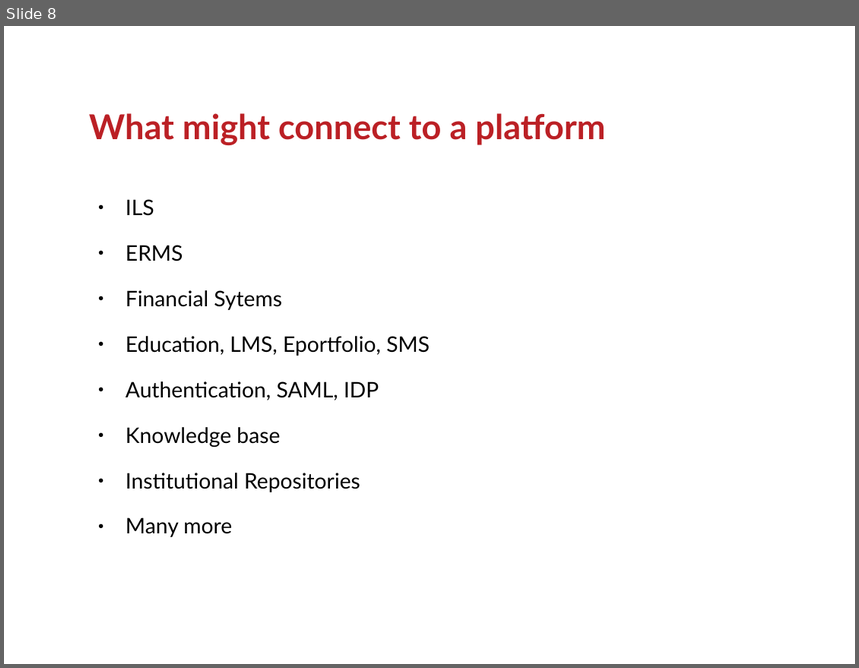
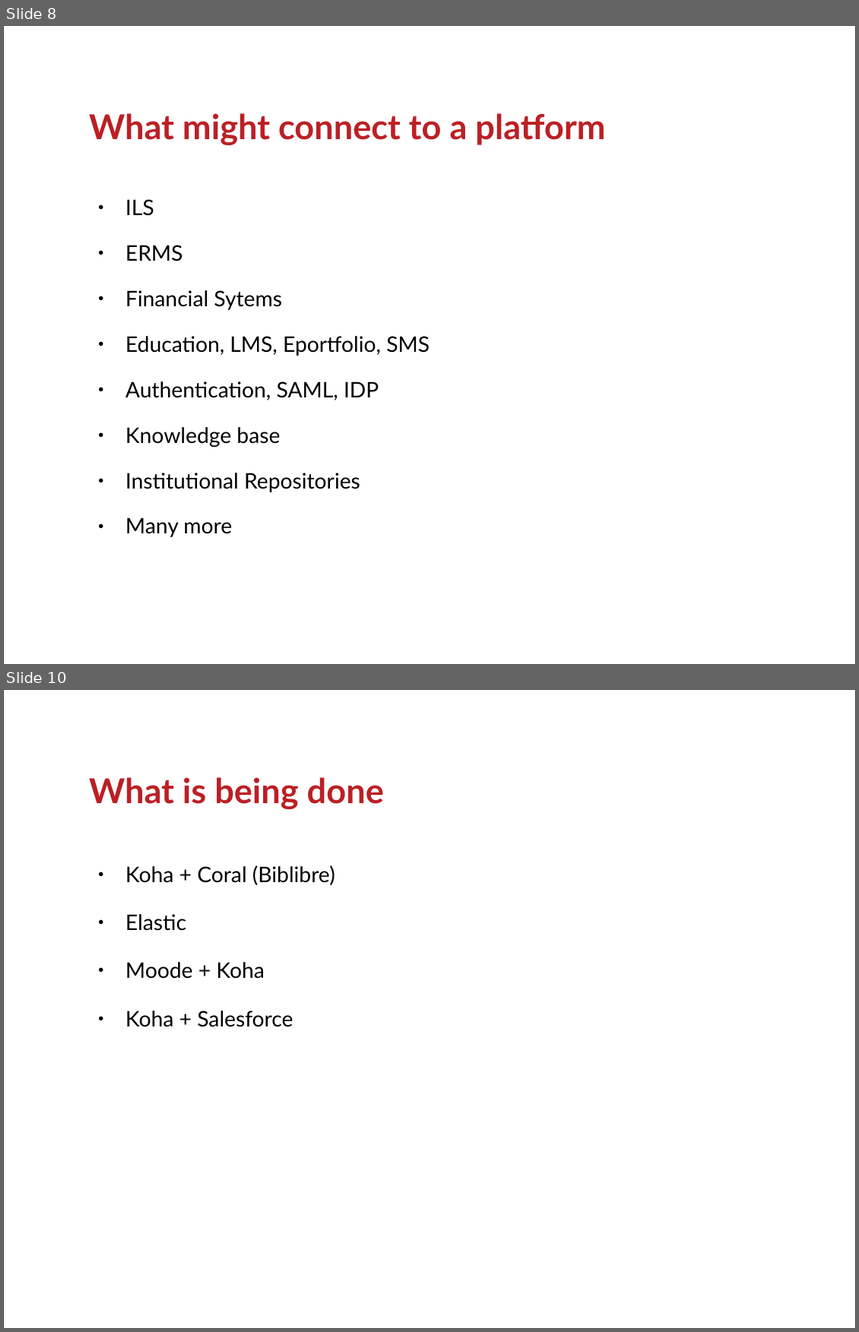
Before and after one commit to ranginui/presentation, a slide deck: kohaconclave2017/keynote.odp. Shown one above the other, each under a label of ours: slide 8 before the commit, slides 8 and 10 after it; the slides between them are not shown. The pictures are 859x668 and 859x1332 pixels, drawn with LibreOffice and Linux fonts; fonts in the diff are those of the drawing; background and template pictures are left out. Boxes give left, top, right and bottom in pixels: in the first picture for what was removed or moved away, otherwise in the second. Text is boxed around its words. In the diff, an @@ line names an element or a change of style, - is before the commit and + after.

```diff
--- a/kohaconclave2017/keynote.odp
+++ b/kohaconclave2017/keynote.odp
@@ slide 10 added at [4, 690, 855, 1328], background #FFFFFF @@
@@ title added at [89, 777, 384, 809], 32 pt, text #BB2025, bold @@
+What is being done
@@ text added at [126, 866, 335, 1027], 20 pt, text #000000 @@
+● Koha + Coral (Biblibre)
+● Elastic
+● Moode + Koha
+● Koha + Salesforce
```
Also in this commit, not shown: 3 other slides added.
